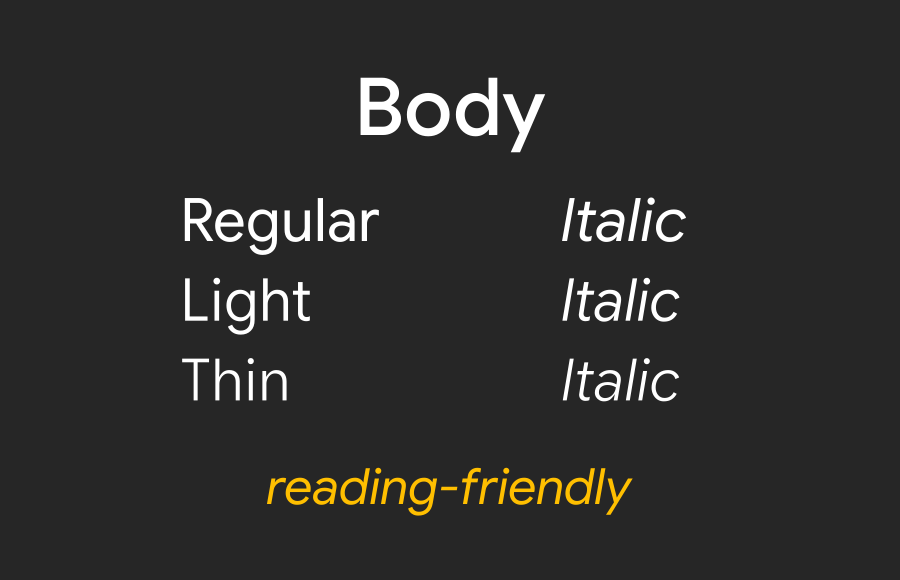
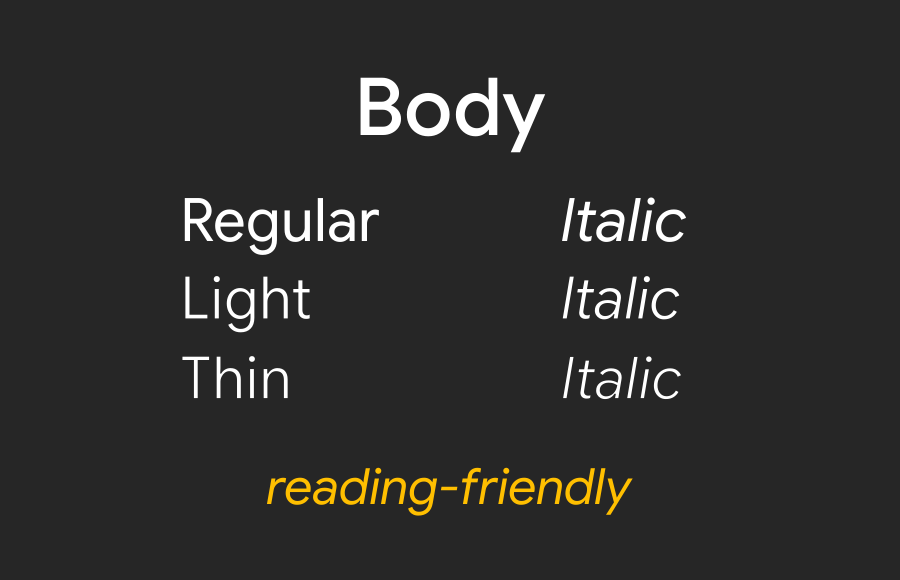
Layer changes from the first 900×580 image to the second:
painted on "Italic #2" over [562, 356, 681, 402]
painted on "Italic #1" over [562, 276, 680, 322]
painted on "Thin" over [182, 356, 288, 401]
painted on "Light" over [185, 276, 310, 335]
